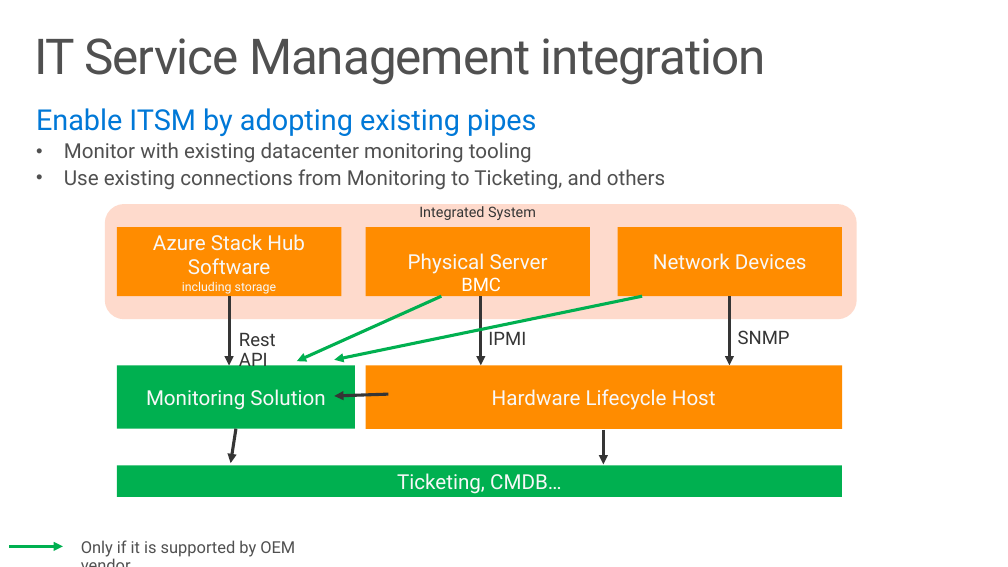
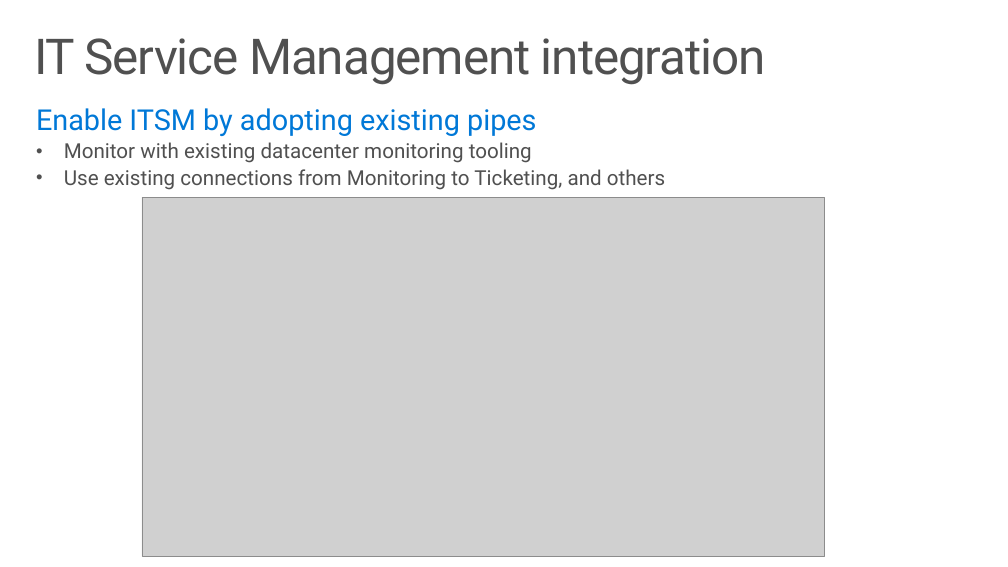
Before and after one commit to Azure-Samples/Azure-Stack-Hub-Foundation-Core, a slide deck: slide 33 of ASF-Training/ASF-slides/M02d Azure Stack Hub Integration.pptx (slide 20 before the commit). Drawn at 1008x567 pixels with LibreOffice and Linux fonts; fonts in the diff are those of the drawing; grey boxes stand for pictures. Boxes give left, top, right and bottom in pixels: in the first picture for what was removed or moved away, otherwise in the second. Text is boxed around its words. In the diff, an @@ line names an element or a change of style, - is before the commit and + after.

```diff
--- a/ASF-Training/ASF-slides/M02d Azure Stack Hub Integration.pptx
+++ b/ASF-Training/ASF-slides/M02d Azure Stack Hub Integration.pptx
@@ rounded rectangle removed at (105, 204, 857, 319) @@
@@ picture added at (142, 197, 825, 557) @@
@@ text removed at (419, 203, 536, 220) @@
-Integrated System
@@ rectangle removed at (117, 227, 342, 296) @@
-Azure Stack Hub Software
-including storage
@@ rectangle removed at (365, 227, 590, 296) @@
-Physical Server
@@ rectangle removed at (617, 227, 842, 296) @@
-Network Devices
@@ arrow removed from (229, 296) to (229, 365) @@
@@ arrow removed from (442, 296) to (297, 361) @@
@@ arrow removed from (642, 296) to (334, 359) @@
@@ text removed at (461, 277, 501, 291) @@
-BMC
@@ arrow removed from (481, 296) to (481, 365) @@
@@ arrow removed from (729, 296) to (729, 365) @@
@@ text removed at (488, 328, 526, 345) @@
-IPMI
@@ text removed at (239, 333, 276, 371) @@
-Rest API
@@ text removed at (738, 330, 790, 344) @@
-SNMP
@@ rectangle removed at (117, 365, 355, 428) @@
-Monitoring Solution
@@ rectangle removed at (365, 365, 842, 428) @@
-Hardware Lifecycle Host
@@ arrow removed from (388, 394) to (334, 396) @@
@@ arrow removed from (236, 428) to (231, 463) @@
@@ arrow removed from (603, 430) to (603, 464) @@
@@ rectangle removed at (117, 465, 842, 497) @@
-Ticketing, CMDB…
@@ arrow removed from (10, 546) to (63, 546) @@
@@ text removed at (81, 540, 295, 557) @@
-  Only if it is supported by OEM vendor
```
Also in this commit, not shown: 11 other slides changed, 4 slides added, 2 slides removed, 43 other files.
